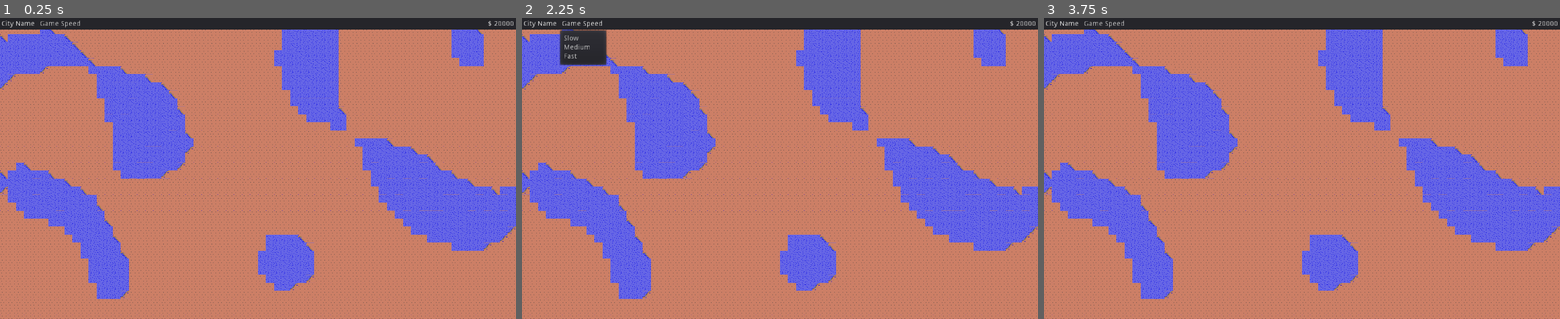
Above: before the commit, frames 1-3 (left to right).
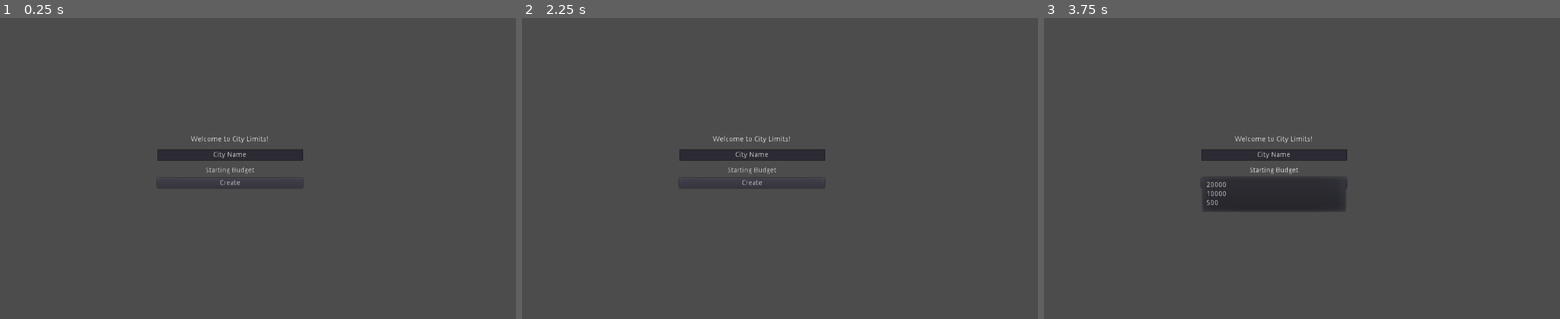
Above: after the commit, the same moments.

Repository: tonytins/citylimits
Game: Godot game, scene res://src/titlescreen.tscn
The game is run twice, just before and just after one commit, with the same random seed, the same clock (stepped at 60 frames per second) and the same inputs. Before the commit the project starts from res://src/world.tscn.
Inputs (mouse positions are in pixels of both pictures, inside the frame that each line leads up to):
- Up to frame 1 (0.25 s): no input
- Up to frame 2 (2.25 s): click (754, 171) at 0.5 s, where only the run after the commit has a clickable "Starting Budget"; click (754, 183) at 1.25 s, where only the run after the commit has a clickable "Create"; click (583, 24) at 2 s, where only the run before the commit has a clickable "Game Speed"
- Up to frame 3 (3.75 s): click (1105, 24) at 2.75 s, where only the run before the commit has a clickable "Game Speed"; click (1276, 171) at 3.5 s, where only the run after the commit has a clickable "Starting Budget"

The runs differ from the first frame. In frame 1, 100% of the frame differs, in the area x 0-100%, y 0-100%; in frame 2, 100%; in frame 3, 100%.

Commit message:
Title screen
- Title screen that lets you decide to the set the city name. Still figuring out the dropdown menu.
- Made city status script

Diff:
--- a/project.godot
+++ b/project.godot
@@ -16,12 +16,12 @@
 [application]
 
 config/name="City Limits"
-run/main_scene="res://src/world.tscn"
+run/main_scene="res://src/titlescreen.tscn"
 config/icon="res://icon.png"
 
 [autoload]
 
-bank="*res://src/autoload/bank.gd"
+CityData="*res://src/autoload/citydata.gd"
 
 [display]
 
--- a/src/autoload/bank.gd
+++ b/src/autoload/citydata.gd
@@ -1,4 +1,6 @@
 extends Node
+
+var city_name: String
 
 var budget: int
 var prev_budget: int
@@ -13,7 +15,7 @@
 
 func starting_budget(lev: int):
 
-	if lev == 1:
+	if lev == 1 or lev == 0:
 		budget = 20000
 	elif lev == 2:
 		budget = 10000
--- /dev/null
+++ b/src/gpanel.gd
@@ -0,0 +1,7 @@
+extends Panel
+
+func _ready():
+	$CityMenus/CityNameLbl.text = CityData.city_name
+
+func _process(delta):
+	$CityStatus/MoneyLbl.text = str(CityData.budget)
--- a/src/gui.tscn
+++ b/src/gui.tscn
@@ -1,4 +1,6 @@
-[gd_scene format=2]
+[gd_scene load_steps=2 format=2]
+
+[ext_resource path="res://src/gpanel.gd" type="Script" id=2]
 
 [node name="GUI" type="Control"]
 anchor_right = 1.0
@@ -10,6 +12,7 @@
 [node name="GPanel" type="Panel" parent="."]
 anchor_right = 1.0
 margin_bottom = 23.0
+script = ExtResource( 2 )
 __meta__ = {
 "_edit_use_anchors_": false
 }
--- /dev/null
+++ b/src/newgame.gd
@@ -0,0 +1,7 @@
+extends Control
+
+func _on_CreateBtn_pressed():
+	var city_name = $CityNameEdit.text
+	CityData.city_name = city_name
+
+	get_tree().change_scene("res://src/world.tscn")
--- /dev/null
+++ b/src/titlescreen.tscn
@@ -0,0 +1,49 @@
+[gd_scene load_steps=2 format=2]
+
+[ext_resource path="res://src/newgame.gd" type="Script" id=1]
+
+[node name="SartMenu" type="Control"]
+anchor_right = 1.0
+anchor_bottom = 1.0
+script = ExtResource( 1 )
+__meta__ = {
+"_edit_use_anchors_": false
+}
+
+[node name="Label" type="Label" parent="."]
+margin_left = 312.0
+margin_top = 235.0
+margin_right = 601.0
+margin_bottom = 249.0
+text = "Welcome to City Limits!"
+align = 1
+
+[node name="CityNameEdit" type="LineEdit" parent="."]
+margin_left = 312.0
+margin_top = 261.0
+margin_right = 601.0
+margin_bottom = 285.0
+text = "City Name"
+align = 1
+__meta__ = {
+"_edit_use_anchors_": false
+}
+
+[node name="BudgetMenu" type="MenuButton" parent="."]
+margin_left = 312.0
+margin_top = 294.0
+margin_right = 601.0
+margin_bottom = 314.0
+text = "Starting Budget"
+items = [ "20000", null, 0, false, false, 0, 0, null, "", false, "10000", null, 0, false, false, 1, 0, null, "", false, "500", null, 0, false, false, 2, 0, null, "", false ]
+__meta__ = {
+"_edit_use_anchors_": false
+}
+
+[node name="CreateBtn" type="Button" parent="."]
+margin_left = 312.0
+margin_top = 319.0
+margin_right = 601.0
+margin_bottom = 339.0
+text = "Create"
+[connection signal="pressed" from="CreateBtn" to="." method="_on_CreateBtn_pressed"]
--- a/src/world.gd
+++ b/src/world.gd
@@ -4,16 +4,7 @@
 var map_size = Vector2(80, 60)
 var terrian_cap = 0.3
 
-func _process(delta):
-
-	$GUI/GPanel/CityStatus/MoneyLbl.text = str(bank.budget)
-
-func _input(event):
-	pass
-
 func _ready():
-
-	bank.starting_budget(1)
 
 	randomize()
 	noise = OpenSimplexNoise.new()
